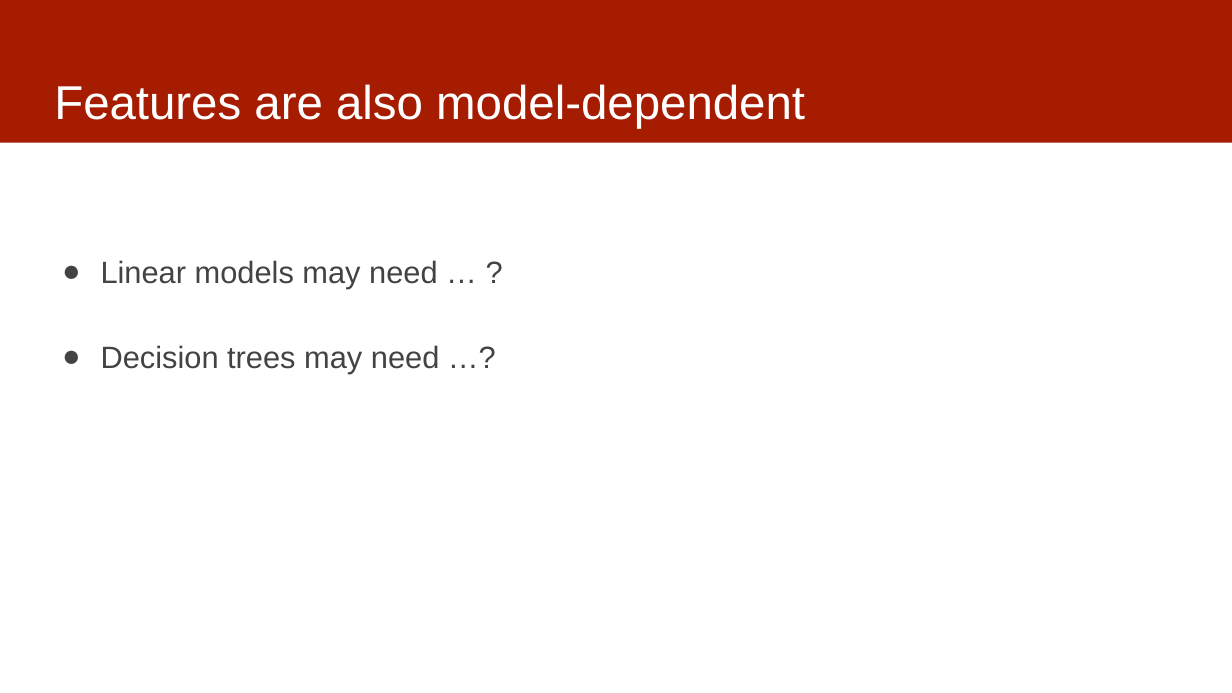
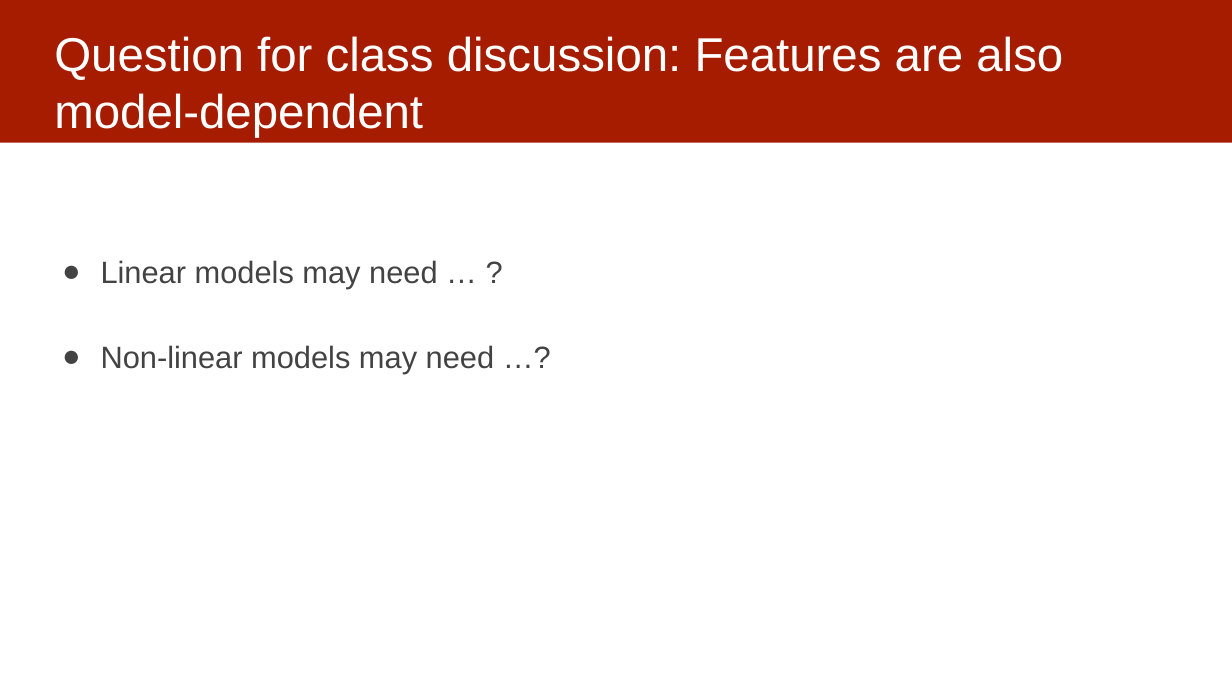
Before and after one commit to dssg/mlforpublicpolicylab, a slide deck: slide 16 of 05 - Features/features-and-imputation.pptx. Drawn at 1232x693 pixels with LibreOffice and Linux fonts; fonts in the diff are those of the drawing. Boxes give left, top, right and bottom in pixels: in the first picture for what was removed or moved away, otherwise in the second. Text is boxed around its words. In the diff, an @@ line names an element or a change of style, - is before the commit and + after.

Commit message:
updated features

```diff
--- a/05 - Features/features-and-imputation.pptx
+++ b/05 - Features/features-and-imputation.pptx
@@ title at box(54, 36, 1063, 138): text changed @@
-Features are also model-dependent
+Question for class discussion: Features are also model-dependent
@@ text at box(101, 345, 495, 373): text changed @@
-● Decision trees may need …?
+● Non-linear models may need …?
```
Also in this commit, not shown: 4 other slides changed, 1 slide added.
